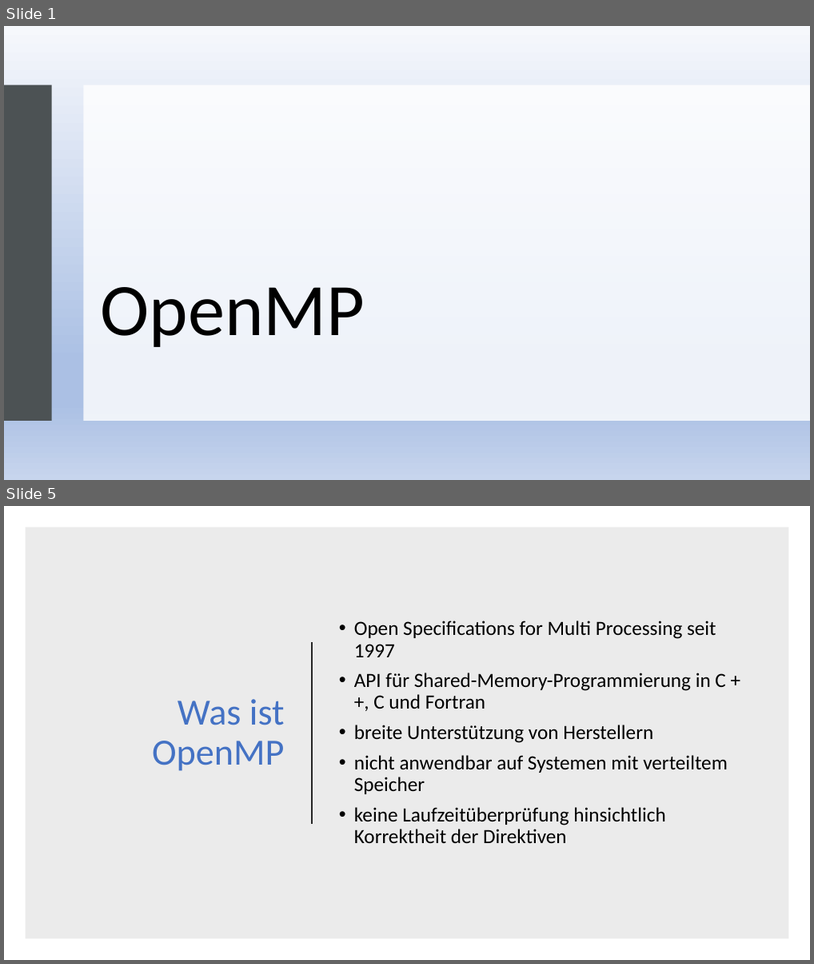
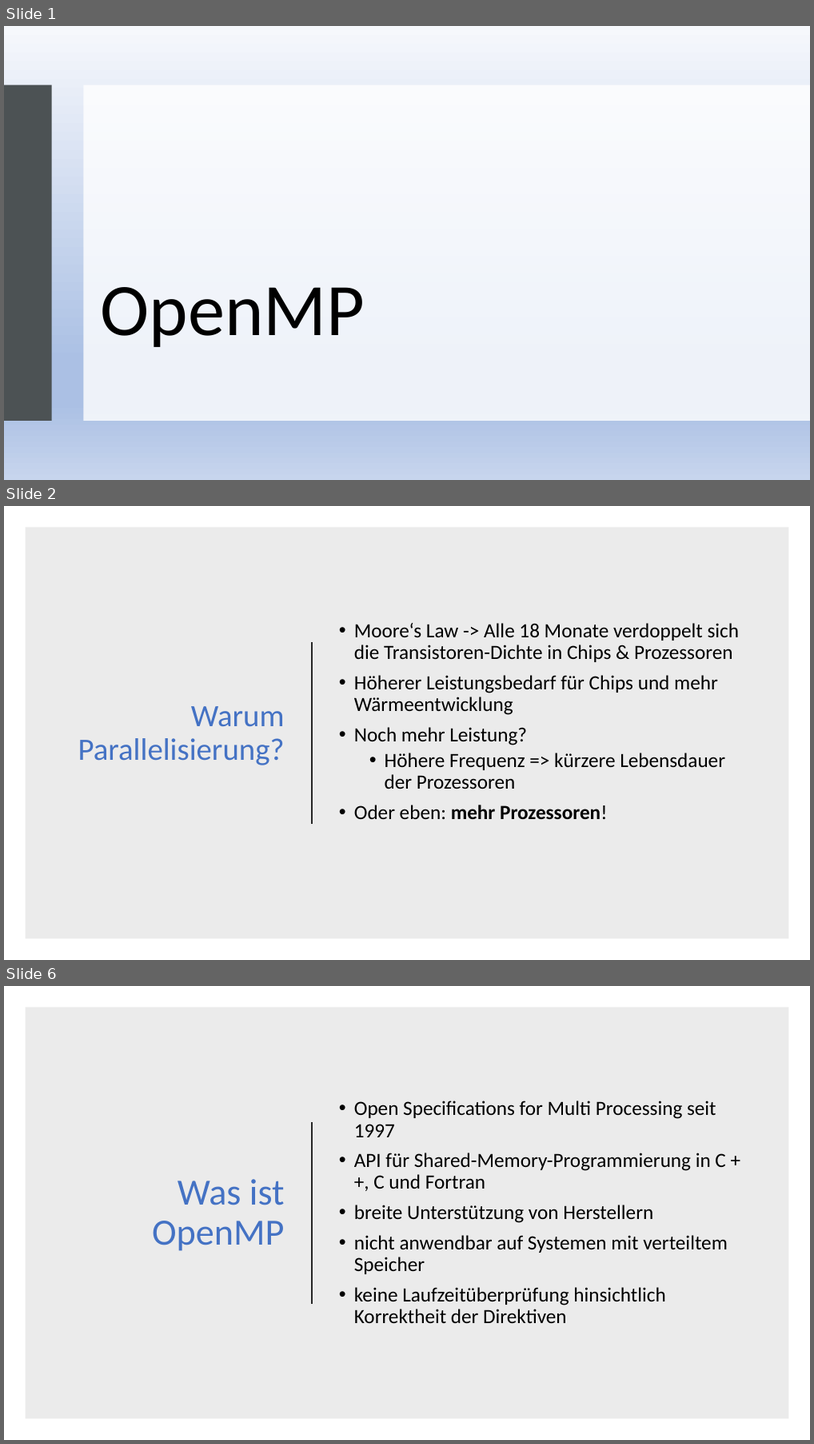
Before and after one commit to dyeske61283/ASE_OpenMP, a slide deck: OpenMP_Folien.pptx. Shown one above the other, each under a label of ours: slides 1 and 5 before the commit, slides 1, 2 and 6 after it; the slides between them are not shown. The pictures are 814x964 and 814x1444 pixels, drawn with LibreOffice and Linux fonts; fonts in the diff are those of the drawing. Boxes give left, top, right and bottom in pixels: in the first picture for what was removed or moved away, otherwise in the second. Text is boxed around its words. In the diff, an @@ line names an element or a change of style, - is before the commit and + after.

```diff
--- a/OpenMP_Folien.pptx
+++ b/OpenMP_Folien.pptx
@@ slide 2 added at <box>4,506,810,960</box>, background #FFFFFF @@
@@ rectangle added at <box>25,527,790,939</box>, fill #000000 at 8% opacity @@
@@ text added at <box>354,623,740,819</box>, 24 pt, text #000000 @@
+• Moore‘s Law -> Alle 18 Monate verdoppelt sich die Transistoren-Dichte in Chips & Prozessoren
+• Höherer Leistungsbedarf für Chips und mehr Wärmeentwicklung
+• Noch mehr Leistung?
+  • Höhere Frequenz => kürzere Lebensdauer der Prozessoren
+• Oder eben: mehr Prozessoren!
@@ line added from (312, 642) to (312, 824), #262626 1.5 pt @@
@@ title added at <box>78,706,285,765</box>, 37 pt, text #4472C4 @@
+Warum Parallelisierung?
@@ what was slide 5 is now slide 6 @@
```
Also in this commit, not shown: 3 slides changed, 3 other slides added, 3 slides removed, 6 other files.
